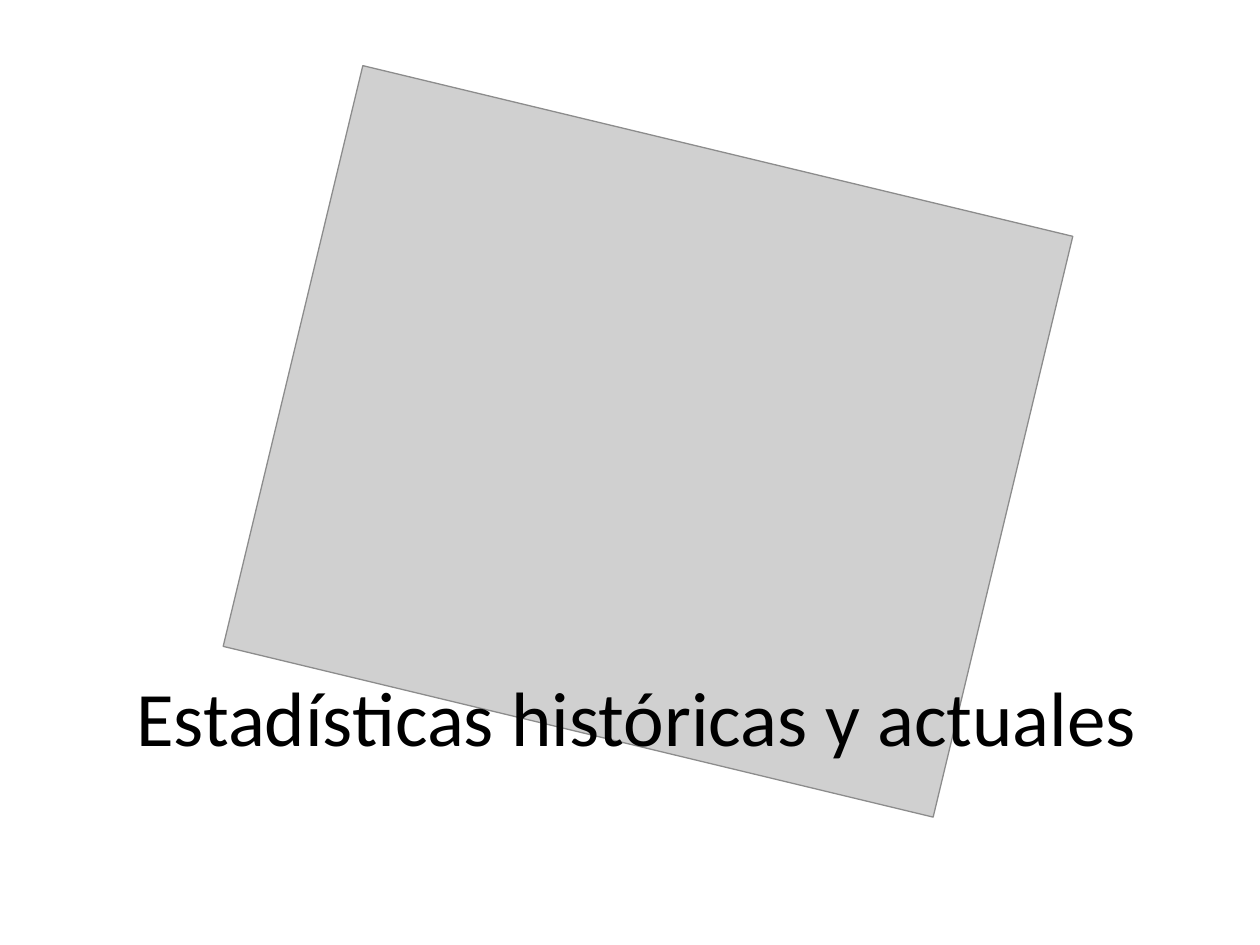
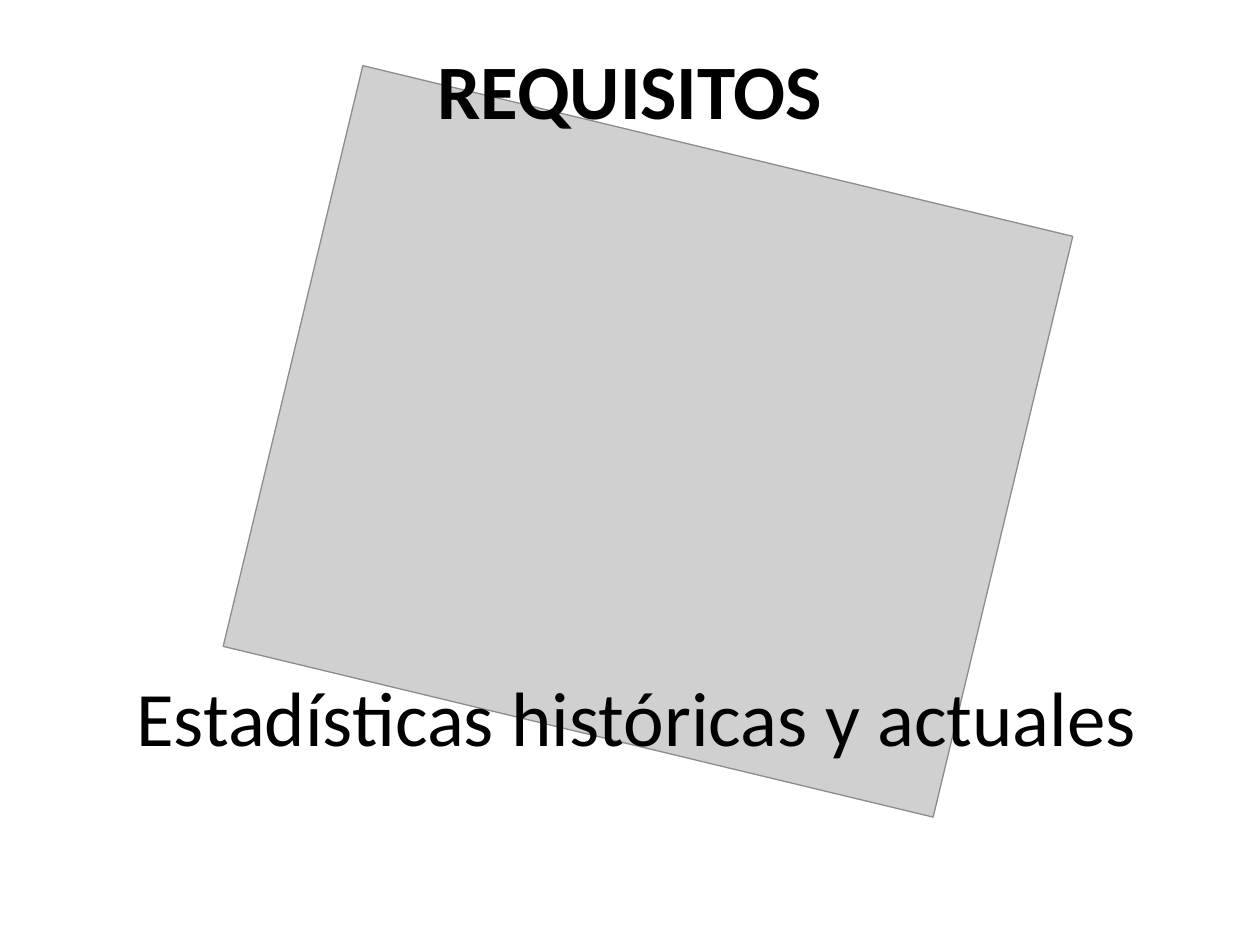
Before and after one commit to thedarkfather/TFG, a slide deck: slide 11 of Docs/Presentación.pptx (slide 6 before the commit). Drawn at 1260x945 pixels with LibreOffice and Linux fonts; fonts in the diff are those of the drawing; grey boxes stand for pictures. Boxes give left, top, right and bottom in pixels: in the first picture for what was removed or moved away, otherwise in the second. Text is boxed around its words. In the diff, an @@ line names an element or a change of style, - is before the commit and + after.

```diff
--- a/Docs/Presentación.pptx
+++ b/Docs/Presentación.pptx
@@ text added at <box>438,68,822,137</box>, 44 pt, text #000000, bold @@
+REQUISITOS
```
Also in this commit, not shown: 3 other slides changed, 1 slide added, 1 slide removed.
